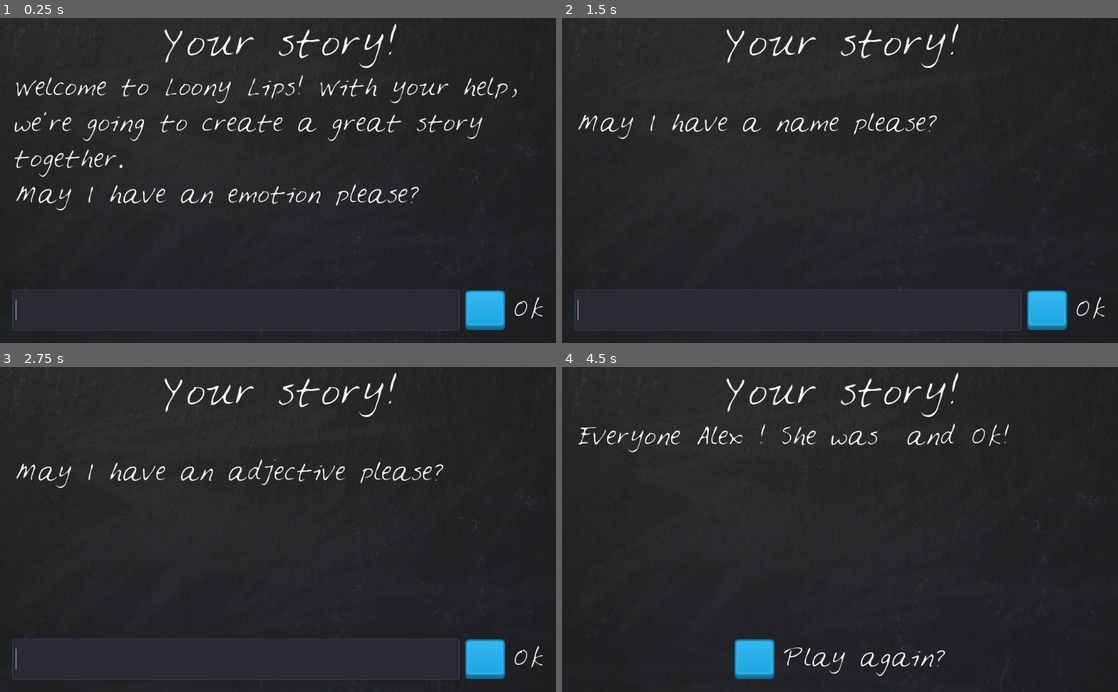
Above: before the commit, frames 1-4 (two rows, left to right).
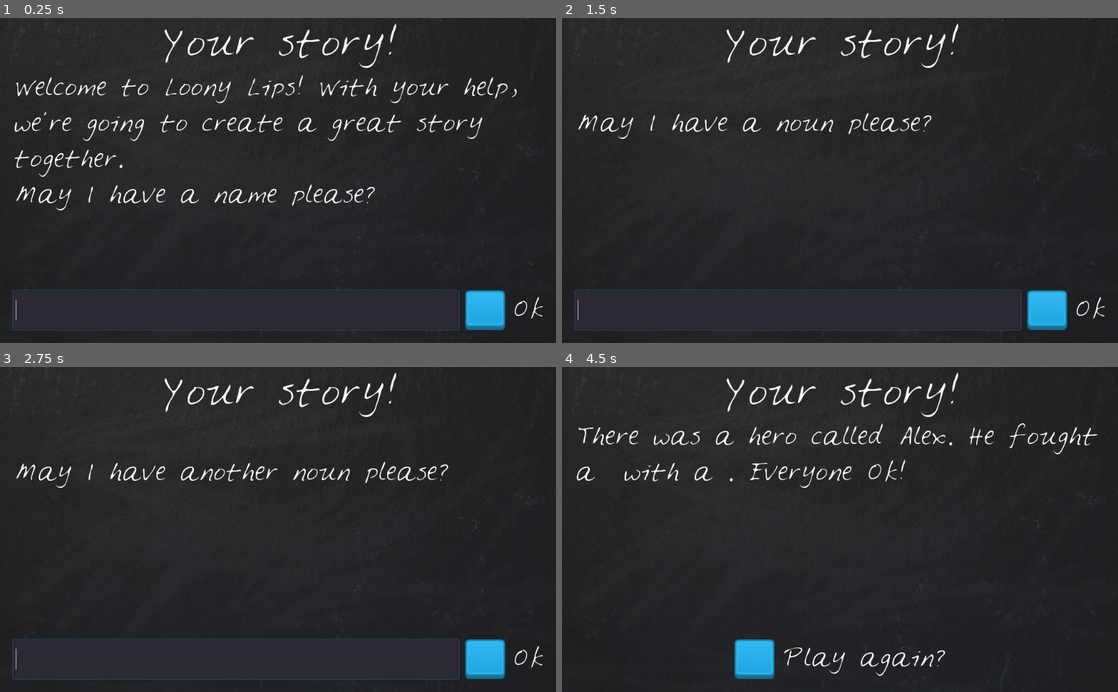
Above: after the commit, the same moments.

Repository: d-fect/DiscoveringGodot
Game: Godot game, scene res://LoonyLips.tscn
Two runs of this game, one before a commit and one after it. Both use one fixed random seed, a clock stepped at 60 frames per second and the inputs below.
Inputs (mouse positions are in pixels of both pictures, inside the frame that each line leads up to):
- Up to frame 1 (0.25 s): no input
- Up to frame 2 (1.5 s): click (795, 310) at 0.52 s; type "Alex" at 0.6 s; click (1045, 310) at 1.25 s
- Up to frame 3 (2.75 s): click (483, 659) at 2 s
- Up to frame 4 (4.5 s): click (1045, 659) at 2.75 s; type "Ok" at 3.5 s; tap Enter at 4.25 s

The runs differ from the first frame. In frame 1, 0.8% of the frame differs, in the area x 36-76%, y 51-58%; in frame 2, 0.6%; in frame 3, 0.9%; in frame 4, 2.3%, in the area x 2-97%, y 17-38%.

Commit message:
Added stories to separate nodes
Split out each story to a node and used the properties of the node to store the contents.

Diff:
--- a/Loony_Lips/LoonyLips.gd
+++ b/Loony_Lips/LoonyLips.gd
@@ -2,17 +2,7 @@
 
 # Variable declarations
 var player_words = []
-var template = [
-		{
-		"prompts" : ["a name", "a noun", "an adverb", "an adjective"],
-		"story":"Once upon a time someone called %s ate a %s flavoured sandwich which made him feel all %s inside. It was a %s day!"
-		},
-		{
-		"story" : "Everyone %s %s! She was %s and %s!",
-		"prompts" : ["an emotion", "a name", "an adjective", "another adjective"]
-		}
-		]
-var current_story
+var current_story = {}
 
 onready var PlayerText  = $VBoxContainer/InputContainer/PlayerText
 onready var DisplayText = $VBoxContainer/DisplayText
@@ -27,7 +17,11 @@
 
 func set_current_story():
 	randomize()
-	current_story = template[randi() % template.size()]
+	var stories = $StoryBook.get_child_count()
+	var selected_story = randi() % stories
+	current_story.prompts = $StoryBook.get_child(selected_story).prompts
+	current_story.story = $StoryBook.get_child(selected_story).story
+#	current_story = template[randi() % template.size()]
 
 
 func _on_PlayerText_text_entered(new_text):
--- a/Loony_Lips/LoonyLips.tscn
+++ b/Loony_Lips/LoonyLips.tscn
@@ -1,10 +1,11 @@
-[gd_scene load_steps=10 format=2]
+[gd_scene load_steps=11 format=2]
 
 [ext_resource path="res://LoonyLips.gd" type="Script" id=1]
 [ext_resource path="res://gfx/blackboard.jpg" type="Texture" id=2]
 [ext_resource path="res://gfx/Feltpen.ttf" type="DynamicFontData" id=3]
 [ext_resource path="res://gfx/blue_button11.png" type="Texture" id=4]
 [ext_resource path="res://gfx/blue_button12.png" type="Texture" id=5]
+[ext_resource path="res://Story.gd" type="Script" id=6]
 
 [sub_resource type="DynamicFont" id=1]
 size = 64
@@ -87,5 +88,22 @@
 margin_bottom = 68.0
 custom_fonts/font = SubResource( 4 )
 text = "Ok"
+
+[node name="StoryBook" type="Node" parent="."]
+
+[node name="Story0" type="Node" parent="StoryBook"]
+script = ExtResource( 6 )
+prompts = PoolStringArray( "a name", "a noun", "an adverb", "an adjective" )
+story = "Once upon a time someone called %s ate a %s flavoured sandwich which made him feel all %s inside. It was a %s day!"
+
+[node name="Story1" type="Node" parent="StoryBook"]
+script = ExtResource( 6 )
+prompts = PoolStringArray( "an emotion", "a name", "an adjective", "another adjective" )
+story = "Everyone %ss %s! She is %s and %s!"
+
+[node name="Story2" type="Node" parent="StoryBook"]
+script = ExtResource( 6 )
+prompts = PoolStringArray( "a name", "a noun", "another noun", "a verb (past tense)" )
+story = "There was a hero called %s. He fought a %s with a %s. Everyone %s!"
 [connection signal="text_entered" from="VBoxContainer/InputContainer/PlayerText" to="." method="_on_PlayerText_text_entered"]
 [connection signal="pressed" from="VBoxContainer/InputContainer/TextureButton" to="." method="_on_TextureButton_pressed"]
--- /dev/null
+++ b/Loony_Lips/Story.gd
@@ -0,0 +1,4 @@
+extends Node
+
+export var prompts : PoolStringArray
+export var story : String
